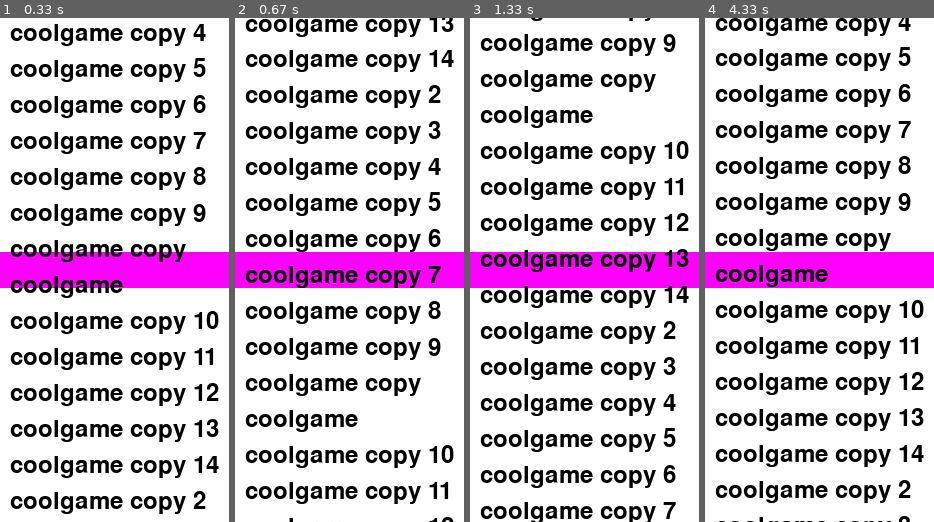
Above: before the commit, frames 1-4 (left to right).
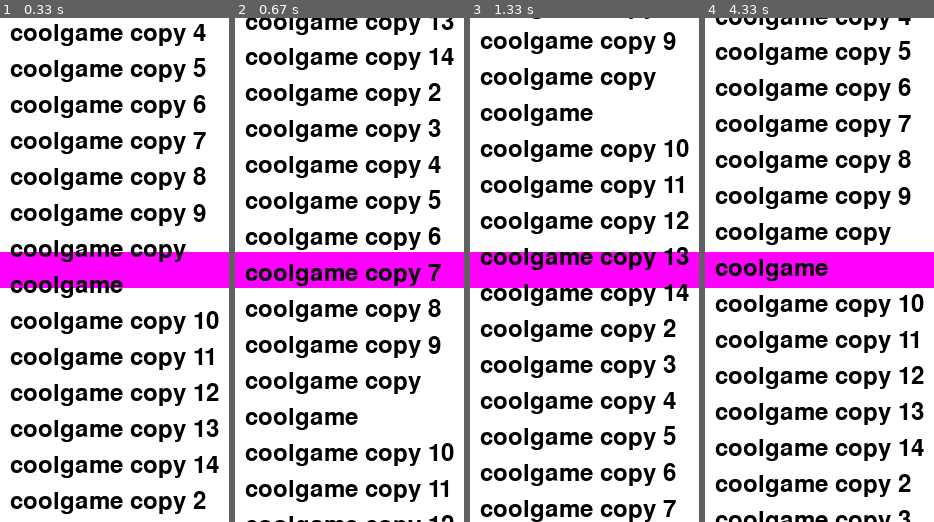
Above: after the commit, the same moments.

Repository: NanoMars/mini-pygame-collection
Game: pygame game, started from main.py
The game is run twice, just before and just after one commit, with the same random seed, the same clock (stepped at 60 frames per second) and the same inputs.
Inputs:
- Up to frame 1 (0.33 s): no input
- Up to frame 2 (0.67 s): no input
- Up to frame 3 (1.33 s): no input
- Up to frame 4 (4.33 s): no input

Frame 1 is identical in both runs. In frame 2, 17% of the frame differs, in the area x 4-96%, y 0-100%; in frame 3, 17%; in frame 4, 27%.

Commit message:
Roulette wheel now clicks between selections like theres one of those rubber thingies

Diff:
--- a/main.py
+++ b/main.py
@@ -69,6 +69,7 @@
 
 centered_rect = pygame.Rect(rect_x, rect_y, RECT_WIDTH, RECT_HEIGHT)
 
+
 running = True
 while running:
     # Get inputs
@@ -86,6 +87,7 @@
     pygame.draw.rect(SCREEN, RECT_COLOR, centered_rect)
 
     min_distance = float('inf')
+    directional_min_distance = float('inf')
     closest_label = None
 
     for index, label in enumerate(labels):
@@ -94,14 +96,18 @@
 
         center_y = (SCREEN_HEIGHT / 2)
         distance = abs(label_y_pos - center_y)
+        directional_distance = label_y_pos - center_y
 
         if distance < min_distance:
             min_distance = distance
+            directional_min_distance = directional_distance
             closest_label = label
 
-    if list_velocity < 0.1:
-        if closest_label is not None:
-            print(f"The closest label to the center is: {closest_label.text}")
+    if  list_velocity < 0.08 and min_distance < 18:
+        print("Selected game: ", closest_label.text)
+
+    if closest_label is not None:
+            list_velocity += directional_min_distance * 0.001
 
     pygame.display.update()
     fps_clock.tick(FPS)
